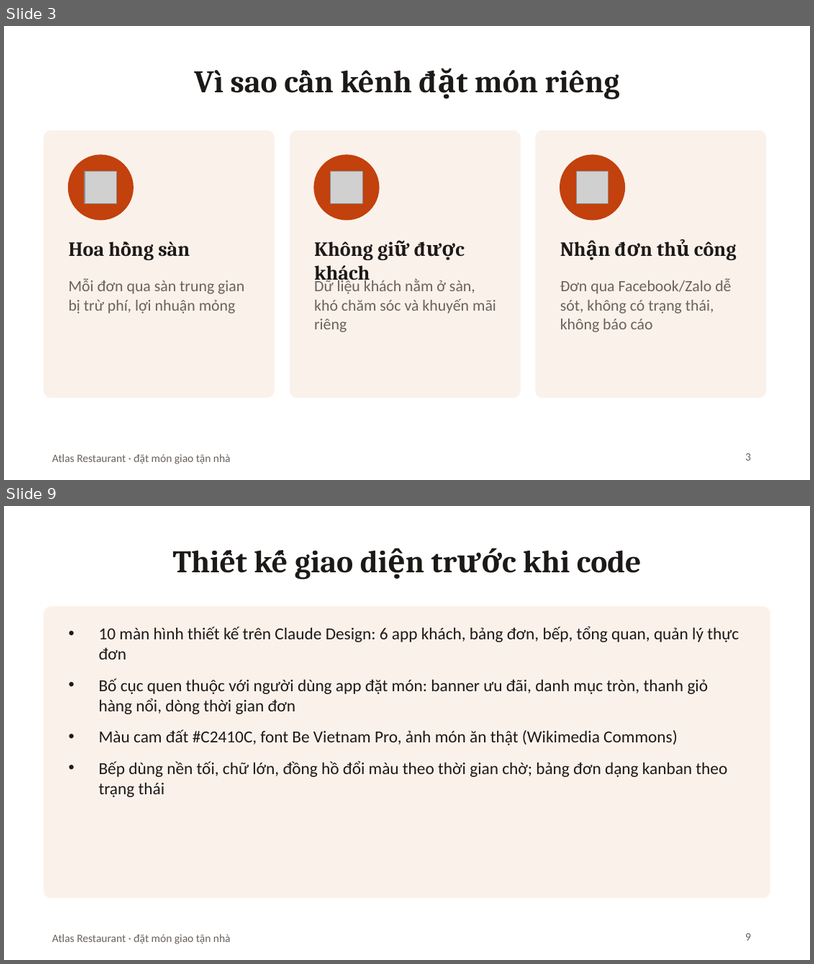
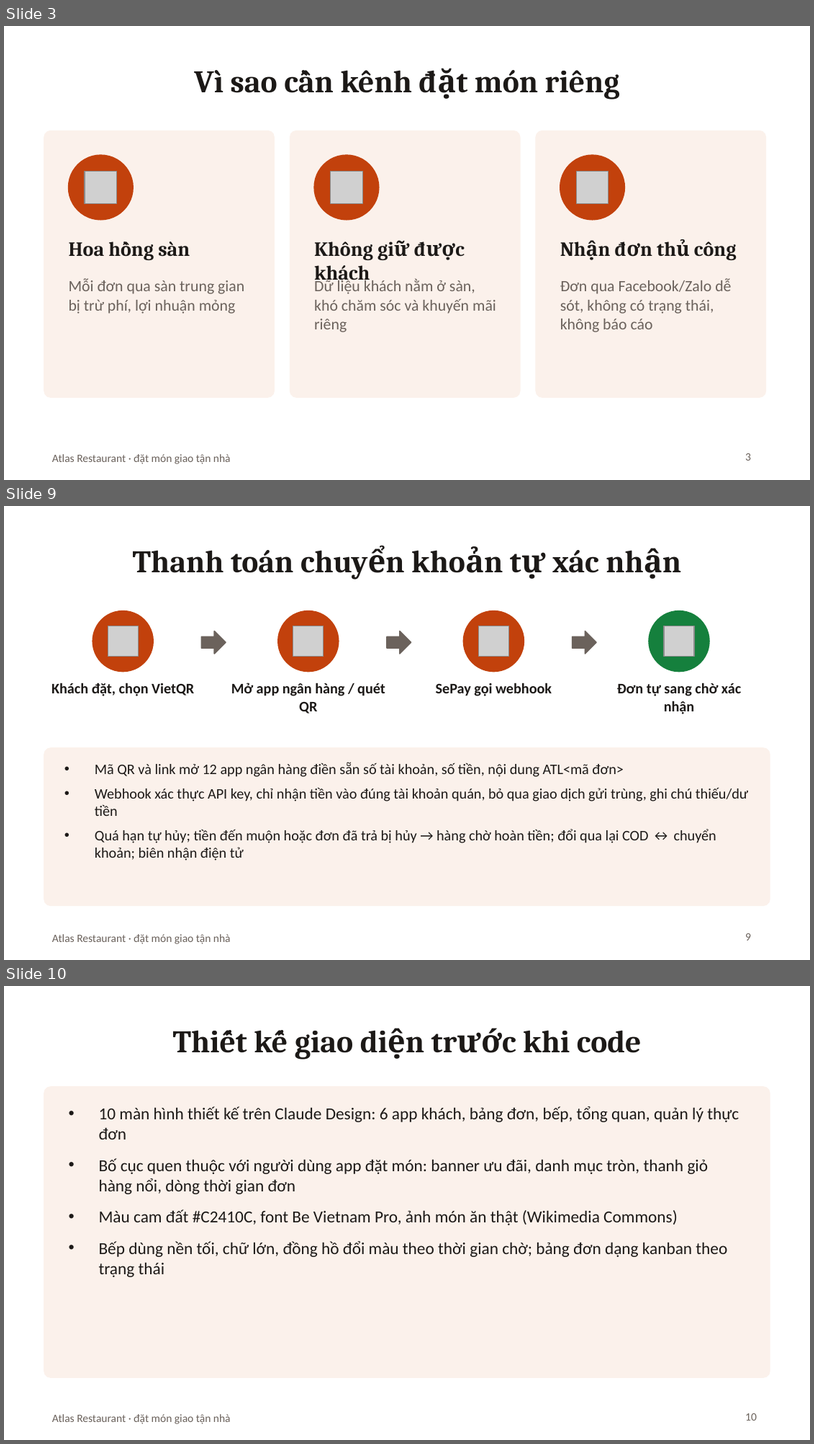
Before and after one commit to Anpham120/restaurant-ordering-mobile, a slide deck: docs/Slide_BTL_AtlasRestaurant.pptx. Shown one above the other, each under a label of ours: slides 3 and 9 before the commit, slides 3, 9 and 10 after it; the slides between them are not shown. The pictures are 814x964 and 814x1444 pixels, drawn with LibreOffice and Linux fonts; fonts in the diff are those of the drawing; grey boxes stand for pictures. Boxes give left, top, right and bottom in pixels: in the first picture for what was removed or moved away, otherwise in the second. Text is boxed around its words. In the diff, an @@ line names an element or a change of style, - is before the commit and + after.

```diff
--- a/docs/Slide_BTL_AtlasRestaurant.pptx
+++ b/docs/Slide_BTL_AtlasRestaurant.pptx
@@ slide 9 added at (4, 506, 810, 960), background #FFFFFF; not listed: 1 template element that a slide beside it also shows @@
@@ title added at (133, 550, 599, 573), 28 pt, text #1C1917, bold @@
+Thanh toán chuyển khoản tự xác nhận
@@ ellipse added at (93, 611, 153, 672), fill #C2410C, outline #C2410C 1 pt @@
@@ ellipse added at (278, 611, 339, 672), fill #C2410C, outline #C2410C 1 pt @@
@@ ellipse added at (463, 611, 524, 672), fill #C2410C, outline #C2410C 1 pt @@
@@ ellipse added at (649, 611, 710, 672), fill #15803D, outline #15803D 1 pt @@
@@ picture added at (108, 626, 139, 656) @@
@@ right arrow added at (201, 631, 226, 654), fill #6B625C, outline #6B625C 1 pt @@
@@ picture added at (293, 626, 324, 656) @@
@@ right arrow added at (387, 631, 412, 654), fill #6B625C, outline #6B625C 1 pt @@
@@ picture added at (479, 626, 509, 656) @@
@@ right arrow added at (573, 631, 597, 654), fill #6B625C, outline #6B625C 1 pt @@
@@ picture added at (664, 626, 695, 656) @@
@@ text added at (52, 682, 194, 696), 13 pt, text #1C1917, bold @@
+Khách đặt, chọn VietQR
@@ text added at (232, 682, 386, 713), 13 pt, text #1C1917, bold @@
+Mở app ngân hàng / quét QR
@@ text added at (436, 682, 552, 696), 13 pt, text #1C1917, bold @@
+SePay gọi webhook
@@ text added at (617, 682, 741, 714), 13 pt, text #1C1917, bold @@
+Đơn tự sang chờ xác nhận
@@ rounded rectangle added at (44, 748, 770, 905), fill #FBF1EB, outline #FBF1EB 1 pt @@
@@ text added at (95, 762, 748, 860), 13 pt, text #1C1917 @@
+• Mã QR và link mở 12 app ngân hàng điền sẵn số tài khoản, số tiền, nội dung ATL<mã đơn>
+• Webhook xác thực API key, chỉ nhận tiền vào đúng tài khoản quán, bỏ qua giao dịch gửi trùng, ghi chú thiếu/dư tiền
+• Quá hạn tự hủy; tiền đến muộn hoặc đơn đã trả bị hủy → hàng chờ hoàn tiền; đổi qua lại COD ↔ chuyển khoản; biên nhận điện tử
@@ page number added at (746, 933, 751, 940), 10 pt, text #6B625C @@
+9
@@ what was slide 9 is now slide 10 @@
@@ page number at (746, 1413, 757, 1420): text changed @@
-9
+10
```
Also in this commit, not shown: 10 slides changed, 3 other slides added, 2 slides removed, 5 other files.
